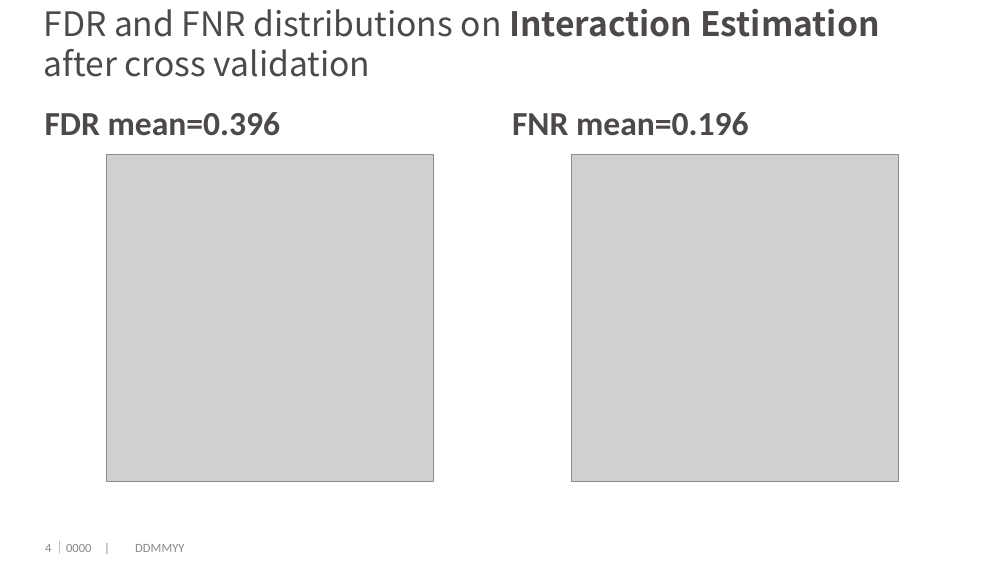
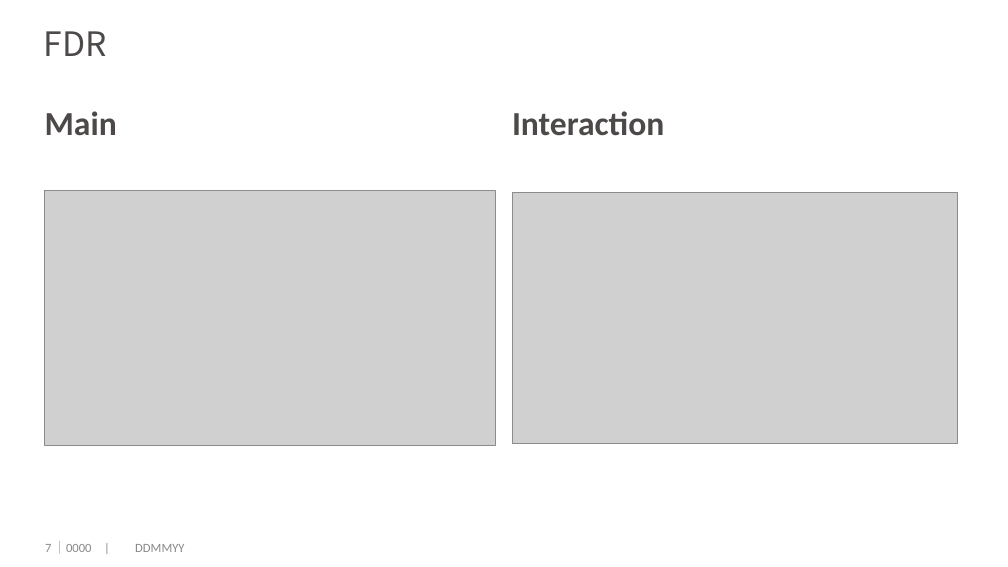
Before and after one commit to dengwx11/GroupLasso, a slide deck: slide 8 of manu & slides/717simulation.pptx (slide 5 before the commit). Drawn at 1008x567 pixels with LibreOffice and Linux fonts; fonts in the diff are those of the drawing; grey boxes stand for pictures; background and template pictures are left out. Boxes give left, top, right and bottom in pixels: in the first picture for what was removed or moved away, otherwise in the second. Text is boxed around its words. In the diff, an @@ line names an element or a change of style, - is before the commit and + after.

```diff
--- a/manu & slides/717simulation.pptx
+++ b/manu & slides/717simulation.pptx
@@ title at bbox=[44, 31, 107, 56]: text changed @@
-FDR and FNR distributions on Interaction Estimation after cross validation
+FDR
@@ text at bbox=[45, 111, 117, 136]: text changed @@
-FDR mean=0.396
+Main
@@ text at bbox=[512, 111, 664, 136]: text changed @@
-FNR mean=0.196
+Interaction
@@ picture: place and size @@
-picture at bbox=[107, 154, 434, 481]
+picture at bbox=[44, 191, 496, 445]
@@ picture: place and size @@
-picture at bbox=[572, 154, 899, 481]
+picture at bbox=[512, 193, 958, 444]
@@ page number at bbox=[45, 544, 51, 552]: text changed @@
-4
+7
```
Also in this commit, not shown: 4 other slides changed, 10 slides added, 3 slides removed, 1 other file.
